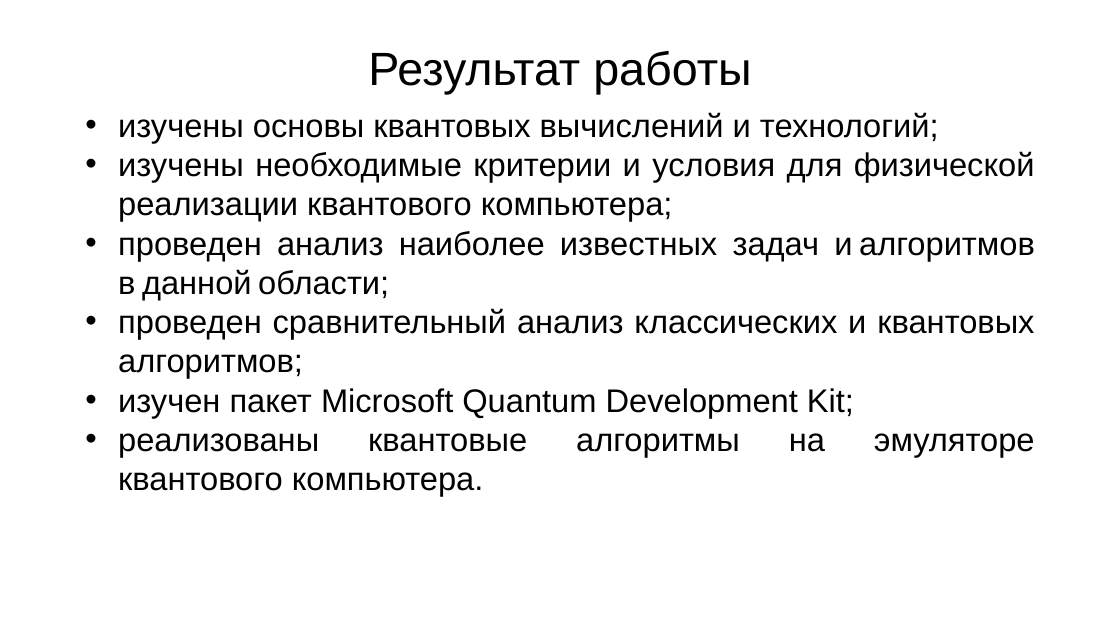
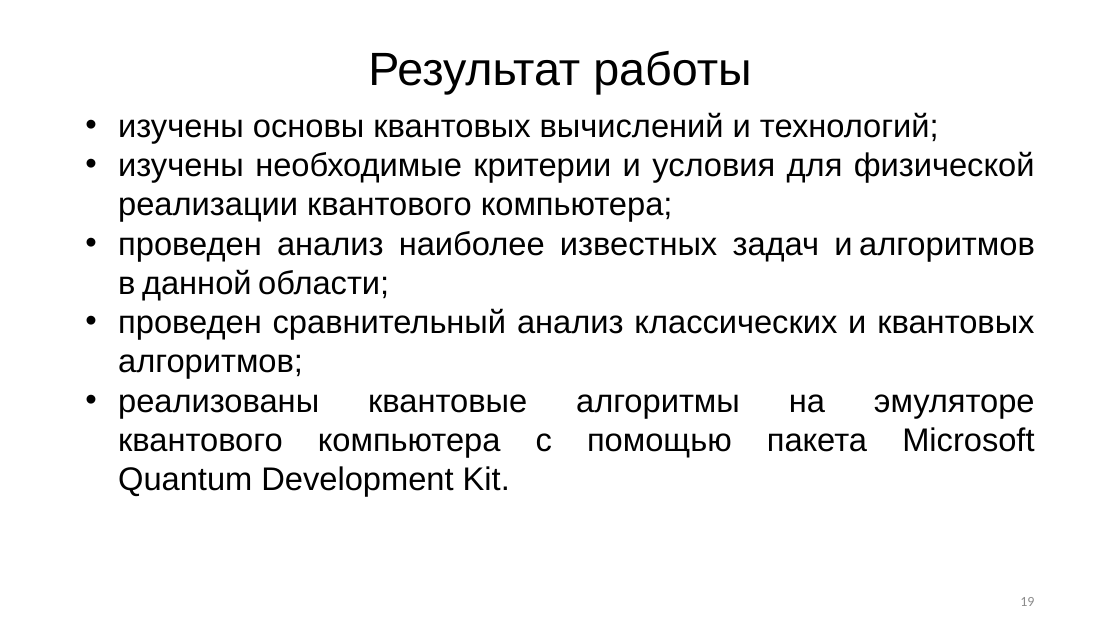
Before and after one commit to R0manych/Diploma2019, a slide deck: slide 19 of Черниговских 2к 14гр.pptx. Drawn at 1120x630 pixels with LibreOffice and Linux fonts; fonts in the diff are those of the drawing. Boxes give left, top, right and bottom in pixels: in the first picture for what was removed or moved away, otherwise in the second. Text is boxed around its words. In the diff, an @@ line names an element or a change of style, - is before the commit and + after.

```diff
--- a/Черниговских 2к 14гр.pptx
+++ b/Черниговских 2к 14гр.pptx
@@ text at <box>118,394,1035,496</box>: text changed @@
-• изучен пакет Microsoft Quantum Development Kit;
-• реализованы квантовые алгоритмы на эмуляторе квантового компьютера.
+• реализованы квантовые алгоритмы на эмуляторе квантового компьютера с помощью пакета Microsoft Quantum Development Kit.
@@ page number added at <box>1020,597,1034,606</box>, 12 pt, text #8C8C8C @@
+19
```
Also in this commit, not shown: 16 other slides changed, 1 slide added, 1 slide removed.
